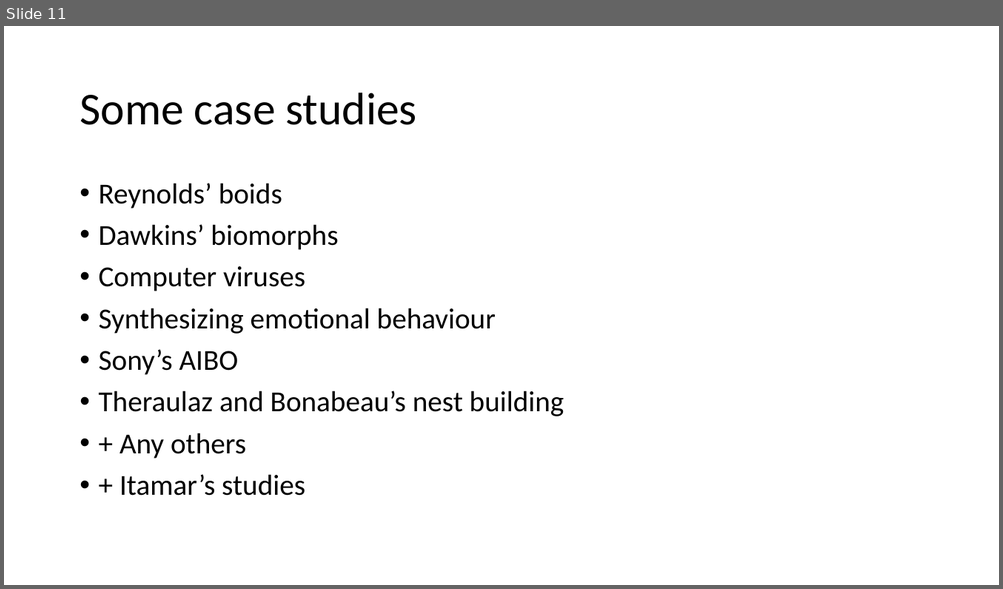
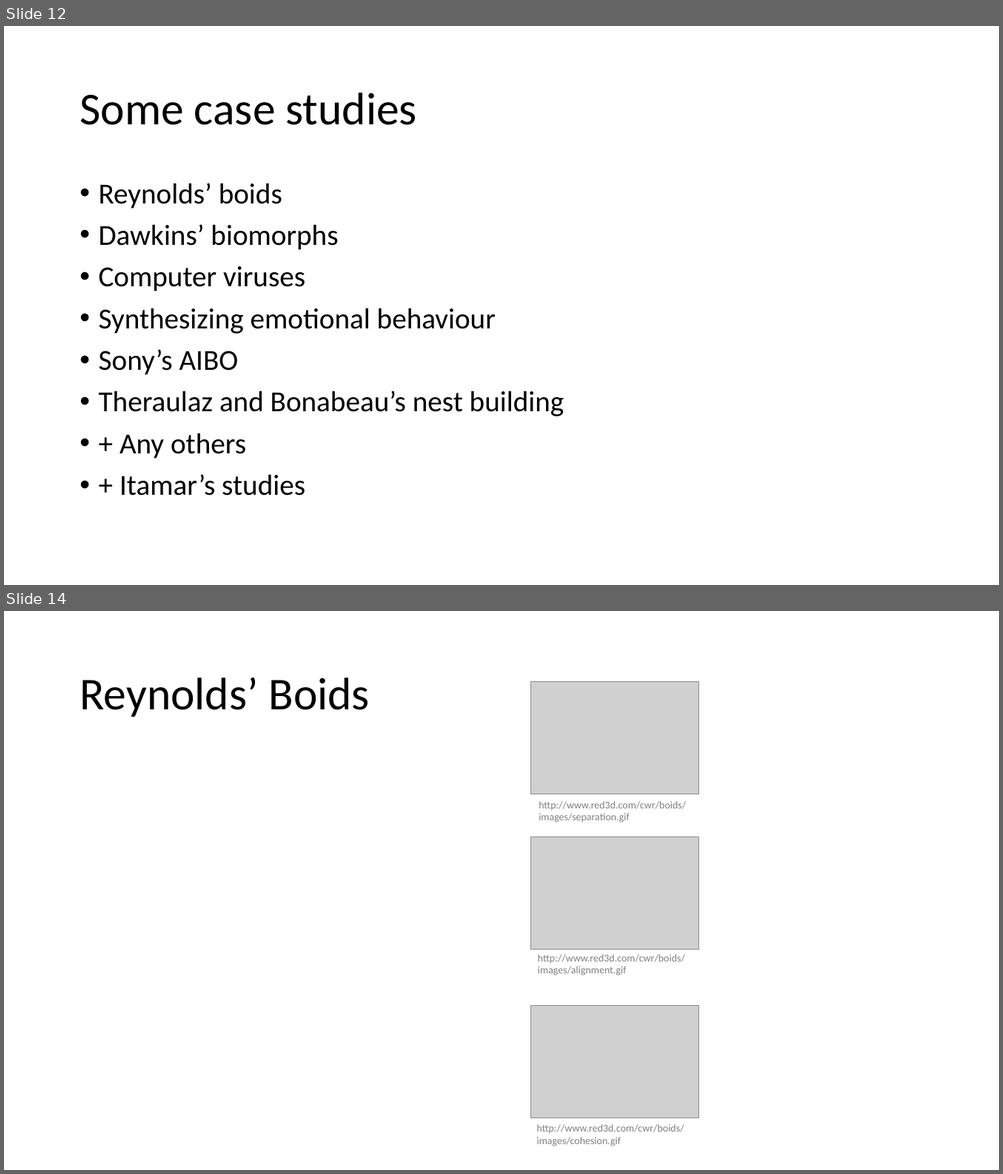
Before and after one commit to BenChurch/Fall2016, a slide deck: CISC879/ChapterPresentation/LectureSlidesCh8.pptx. Shown one above the other, each under a label of ours: slide 11 before the commit, slides 12 and 14 after it; the slides between them are not shown. The pictures are 1003x589 and 1003x1174 pixels, drawn with LibreOffice and Linux fonts; fonts in the diff are those of the drawing; grey boxes stand for pictures. Boxes give left, top, right and bottom in pixels: in the first picture for what was removed or moved away, otherwise in the second. Text is boxed around its words. In the diff, an @@ line names an element or a change of style, - is before the commit and + after.

```diff
--- a/CISC879/ChapterPresentation/LectureSlidesCh8.pptx
+++ b/CISC879/ChapterPresentation/LectureSlidesCh8.pptx
@@ slide 14 added at (x1=4, y1=611, x2=999, y2=1170), background #FFFFFF @@
@@ title added at (x1=79, y1=678, x2=370, y2=717), 44 pt, text #000000 @@
+Reynolds’ Boids
@@ picture added at (x1=530, y1=682, x2=699, y2=795) @@
@@ text added at (x1=538, y1=801, x2=686, y2=823), 10 pt, text #808080 @@
+http://www.red3d.com/cwr/boids/images/separation.gif
@@ picture added at (x1=530, y1=837, x2=699, y2=950) @@
@@ text added at (x1=538, y1=954, x2=685, y2=976), 10 pt, text #808080 @@
+http://www.red3d.com/cwr/boids/images/alignment.gif
@@ picture added at (x1=530, y1=1005, x2=699, y2=1119) @@
@@ text added at (x1=537, y1=1125, x2=684, y2=1147), 10 pt, text #808080 @@
+http://www.red3d.com/cwr/boids/images/cohesion.gif
@@ what was slide 11 is now slide 12 @@
```
Also in this commit, not shown: 6 slides changed, 3 other slides added, 5 other files.
